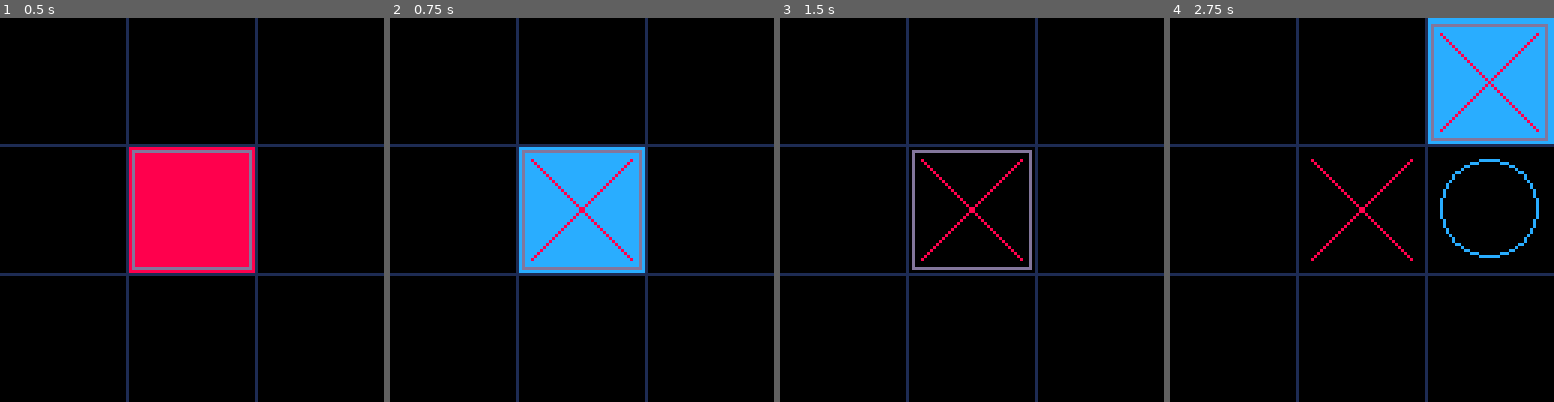
Above: before the commit, frames 1-4 (left to right).
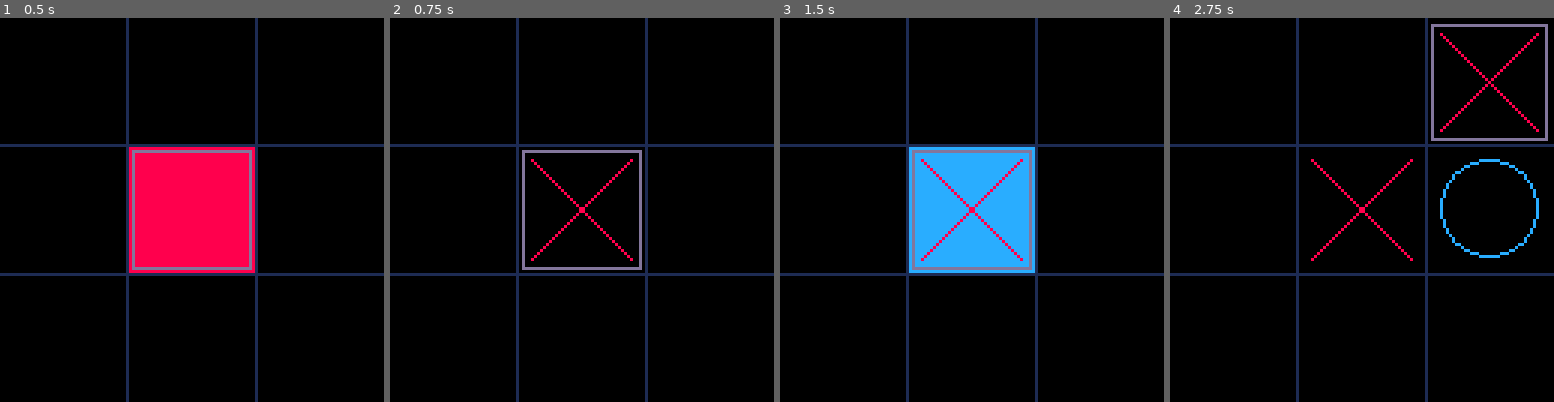
Above: after the commit, the same moments.

Repository: TarkanAl-Kazily/game-jams
Game: PICO-8 cartridge other/tic_tac_toe.p8
Same seed, same stepped clock (60 frames per second), same inputs: the game is played once before the commit and once after it.
Inputs:
- Up to frame 1 (0.5 s): tap X (X key) at 0.33 s
- Up to frame 2 (0.75 s): tap O (Z key) at 0.7 s
- Up to frame 3 (1.5 s): tap X (X key) at 1.07 s
- Up to frame 4 (2.75 s): hold Right 1.6-2.1 s; tap O (Z key) at 1.7, 2.1, 2.5 s; tap X (X key) at 1.85 s; hold Up 2.15-2.42 s; hold Right from 2.47 s (still down)

Frame 1 is identical in both runs. In frame 2, 9.4% of the frame differs, in the area x 33-67%, y 33-67%; in frame 3, 9.4%; in frame 4, 9.4%, in the area x 67-100%, y 0-33%.

Commit message:
Added a hashing method to speed up repeated calls to alpha beta ai

Diff:
--- a/other/tic_tac_toe.p8
+++ b/other/tic_tac_toe.p8
@@ -24,7 +24,7 @@
   -- ai settings
   ai_delay = 30
   ai = 0
-  ai_mode = 1
+  ai_mode = 3
   ai_modes = {
     {ai_random, "random"},
     {ai_negamax, "negamax"},
@@ -79,6 +79,11 @@
 -->8
 function game_init()
 	board = new_board()
+  cur_ai_id = 1
+
+  -- current player
+  player_id = 1
+  p_x, p_y = 2,2
 end
 
 function game_update()
@@ -87,15 +92,13 @@
     winner, winning_moves = evaluate_board(board)
   end
   if winner == 0 and ai == 2 then
-    if (t % ai_delay) == 1 then
-      board = ai_modes[ai_mode][1](board, 1)
+    if (flr(60 * t()) % ai_delay) == 1 then
+      board = ai_modes[ai_mode][1](board, cur_ai_id)
       winner, winning_moves = evaluate_board(board)
-    elseif (t % ai_delay) == 1 + (ai_delay \ 2) then
-      board = ai_modes[ai_mode][1](board, 2)
-      winner, winning_moves = evaluate_board(board)
-    end
-  end
-  t += 1
+
+      cur_ai_id = cur_ai_id % 2 + 1
+    end
+  end
 end
 
 function game_draw()
@@ -166,11 +169,6 @@
 -->8
 -- player code
 
--- current player
-player_id = 1
-p_x, p_y = 2,2
-t = 0
-
 function update_player(b)
   local new_b = b
 
@@ -202,7 +200,7 @@
 
 function draw_player()
   local c = player_id == 1 and 8 or 12
-  if ((t \ 35) % 2 == 1) c = 0
+  if ((t() \ 0.75) % 2 == 1) c = 0
   rectfill((p_x-1)*div,(p_y-1)*div, p_x*div, p_y*div, c)
   rect((p_x-1)*div+2,(p_y-1)*div+2, p_x*div-2, p_y*div-2, 13)
 end
@@ -210,7 +208,7 @@
 
 function draw_winner()
   local c = (winner > 0) and 10 or 5
-  if (t \ 35) % 3 == 2 then
+  if (t() \ 0.5) % 3 == 2 then
     c = 0
   end
   if winner > 0 then
@@ -330,7 +328,6 @@
 i=0
 -- negamax search
 function ai_negamax(b, ai_id)
-  printh(i)
   i += 1
   local opponent, w, _m = (ai_id % 2 + 1), evaluate_board(b)
   -- ai scoring heuristics
@@ -355,10 +352,19 @@
 
 -- alpha beta pruning search
 function ai_alpha_beta(b, ai_id)
-  return _ai_alpha_beta(b, ai_id, 7, -10000, 10000)
+  if _ai_alpha_beta_cache == nil then
+    _ai_alpha_beta_cache = {}
+  end
+  return _ai_alpha_beta(b, ai_id, 9, -10000, 10000)
 end
 
 function _ai_alpha_beta(b, ai_id, depth, alpha, beta)
+  local hash = to_hash(pack(b, ai_id))
+  printh(hash)
+  local cached = _ai_alpha_beta_cache[hash]
+  if cached != nil then
+    return unpack(cached)
+  end
   local opponent, w, _m = (ai_id % 2 + 1), evaluate_board(b)
   -- ai scoring heuristics
   if w == ai_id then
@@ -385,7 +391,23 @@
       return make_move(b, max_move, ai_id), max_score
     end
   end
-  return make_move(b, max_move, ai_id), max_score
+  local cached = pack(make_move(b, max_move, ai_id), max_score)
+  _ai_alpha_beta_cache[to_hash(b, ai_id)] = cached
+  return unpack(cached)
+end
+
+function to_hash(args)
+  local hash = ""
+  for v in all(args) do
+    local _type = sub(type(v), 1, 2)
+    hash = hash.._type
+    if _type == "ta" then
+      hash = hash..to_hash(v)
+    else
+      hash = hash..tostr(v)
+    end
+  end
+  return hash
 end
 
 __gfx__
